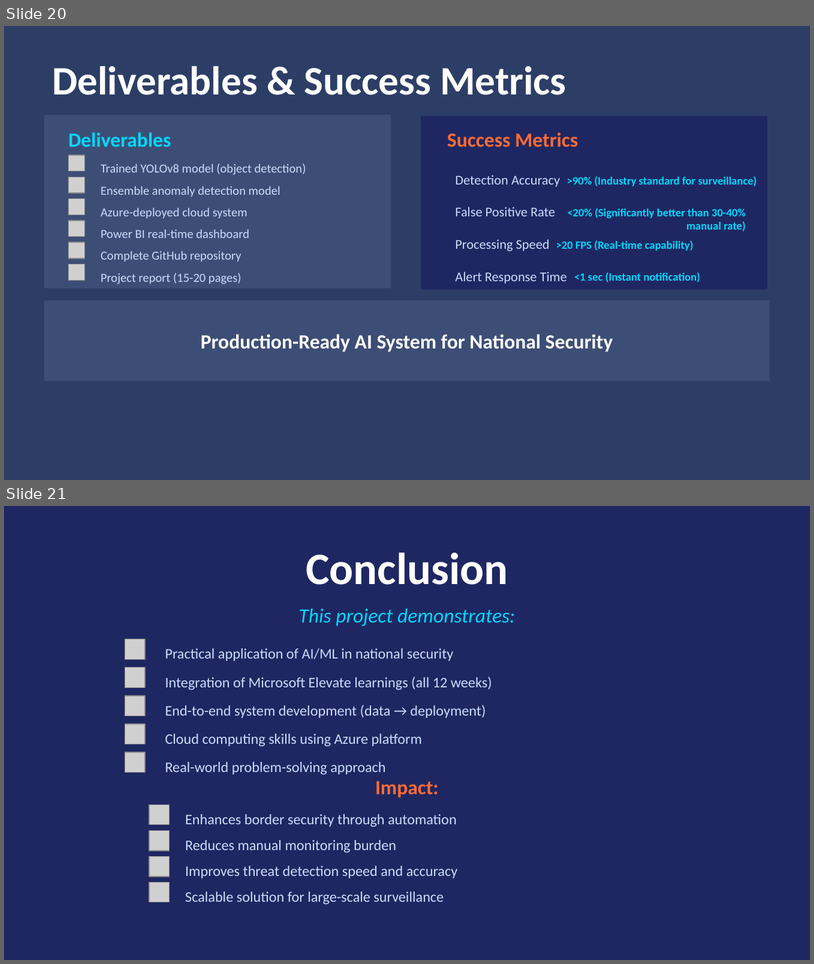
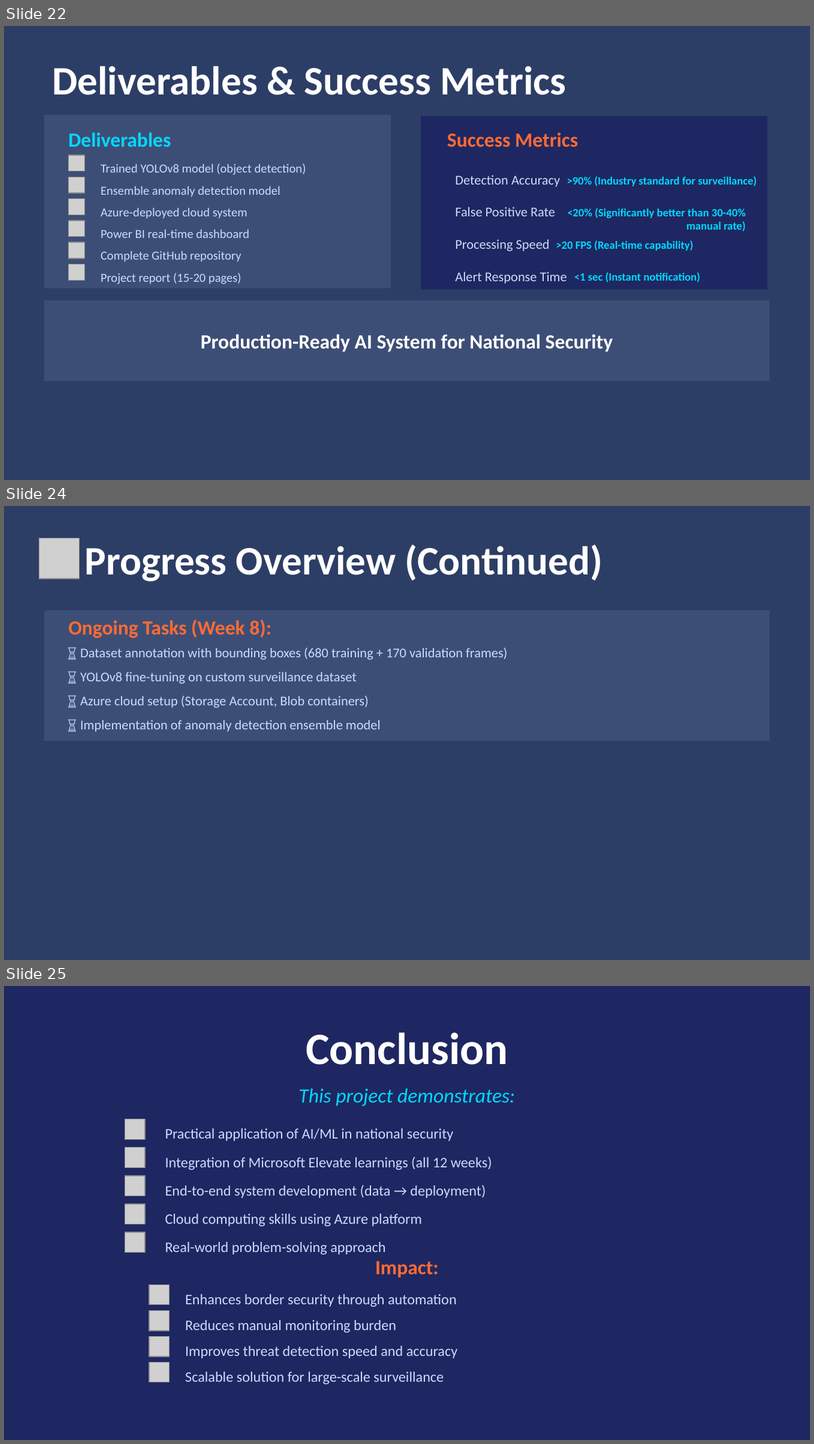
Before and after one commit to jainilgupta02/jay-gupta-ms-elevate-internship, a slide deck: Project/Border_Defence_Presentation.pptx. Shown one above the other, each under a label of ours: slides 20 and 21 before the commit, slides 22, 24 and 25 after it; the slides between them are not shown. The pictures are 814x964 and 814x1444 pixels, drawn with LibreOffice and Linux fonts; fonts in the diff are those of the drawing; grey boxes stand for pictures. Boxes give left, top, right and bottom in pixels: in the first picture for what was removed or moved away, otherwise in the second. Text is boxed around its words. In the diff, an @@ line names an element or a change of style, - is before the commit and + after.

```diff
--- a/Project/Border_Defence_Presentation.pptx
+++ b/Project/Border_Defence_Presentation.pptx
@@ slide 24 added at <box>4,506,810,960</box>, background #2D3E66 @@
@@ picture added at <box>39,538,79,579</box> @@
@@ text added at <box>84,544,603,582</box>, 36 pt, text #FFFFFF, bold @@
+Progress Overview (Continued)
@@ rectangle added at <box>44,610,770,741</box>, fill #3D4E76 @@
@@ text added at <box>68,619,272,638</box>, 18 pt, text #FF6B35, bold @@
+Ongoing Tasks (Week 8):
@@ text added at <box>80,648,507,732</box>, 12 pt, text #CADCFC @@
+⏳ Dataset annotation with bounding boxes (680 training + 170 validation frames)
+⏳ YOLOv8 fine-tuning on custom surveillance dataset
+⏳ Azure cloud setup (Storage Account, Blob containers)
+⏳ Implementation of anomaly detection ensemble model
@@ what was slide 20 is now slide 22 @@
@@ what was slide 21 is now slide 25 @@
```
Also in this commit, not shown: 5 slides changed, 6 other slides added, 14 other files.
